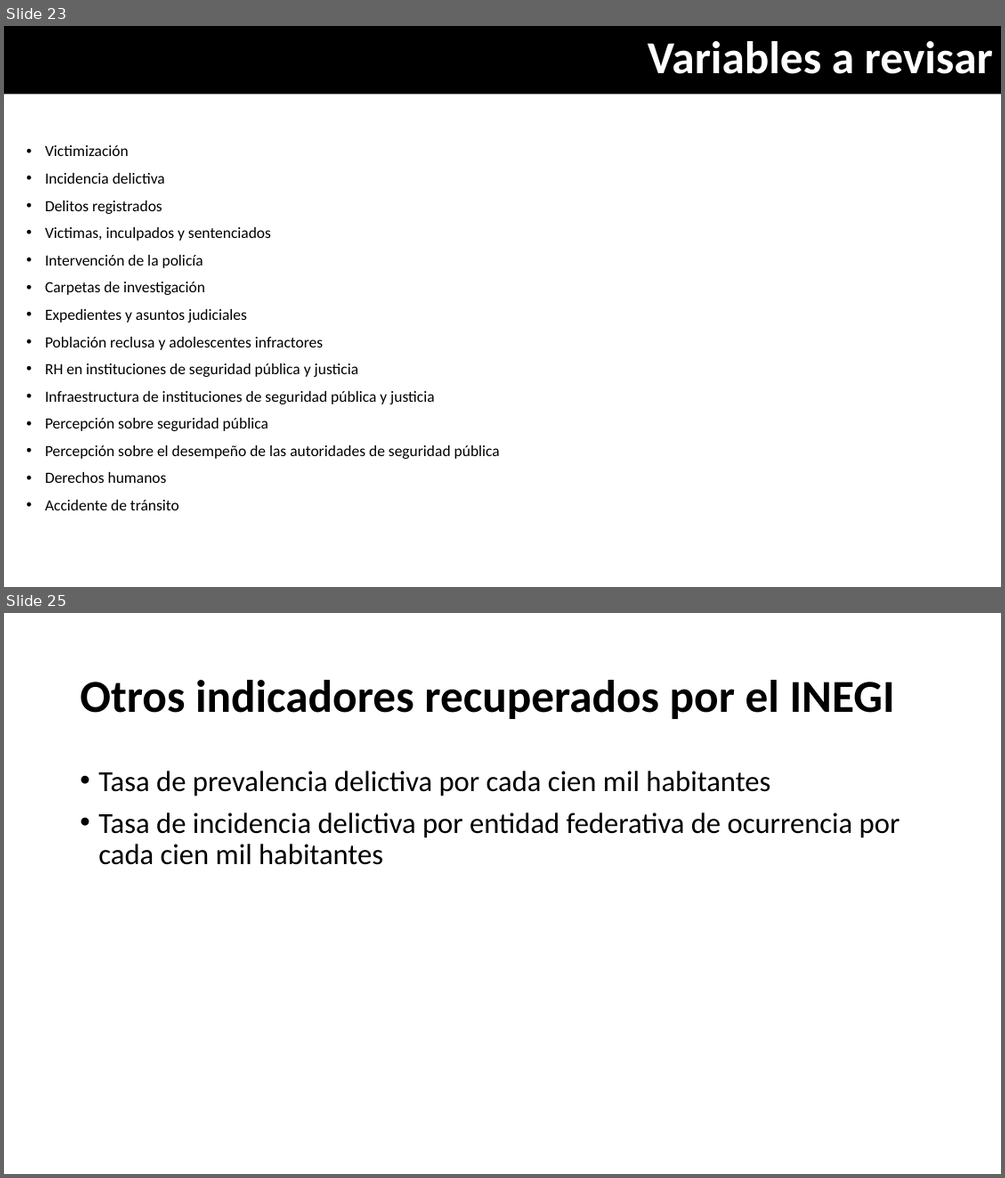
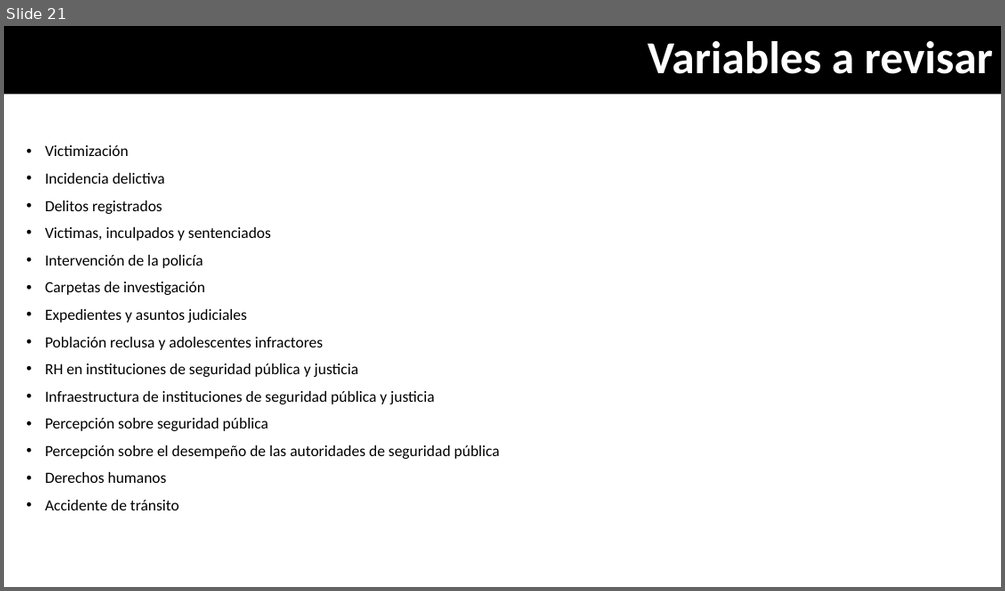
Before and after one commit to Adrifelcha/afchavez-019, a slide deck: Applied Cognitive Diagnostics/2020/Medición-PobrezaSeguridad.pptx. Shown one above the other, each under a label of ours: slides 23 and 25 before the commit, slide 21 after it; the slides between them are not shown. The pictures are 1005x1178 and 1005x591 pixels, drawn with LibreOffice and Linux fonts; fonts in the diff are those of the drawing. Boxes give left, top, right and bottom in pixels: in the first picture for what was removed or moved away, otherwise in the second. Text is boxed around its words. In the diff, an @@ line names an element or a change of style, - is before the commit and + after.

```diff
--- a/Applied Cognitive Diagnostics/2020/Medición-PobrezaSeguridad.pptx
+++ b/Applied Cognitive Diagnostics/2020/Medición-PobrezaSeguridad.pptx
@@ slide 25 removed at (4, 613, 1001, 1174), background #FFFFFF @@
@@ title removed at (80, 680, 895, 719) @@
-Otros indicadores recuperados por el INEGI
@@ text removed at (98, 771, 900, 865) @@
-• Tasa de prevalencia delictiva por cada cien mil habitantes
-• Tasa de incidencia delictiva por entidad federativa de ocurrencia por cada cien mil habitantes
@@ what was slide 23 is now slide 21 @@
```
Also in this commit, not shown: 2 slides changed, 3 other slides removed, 34 other files.
